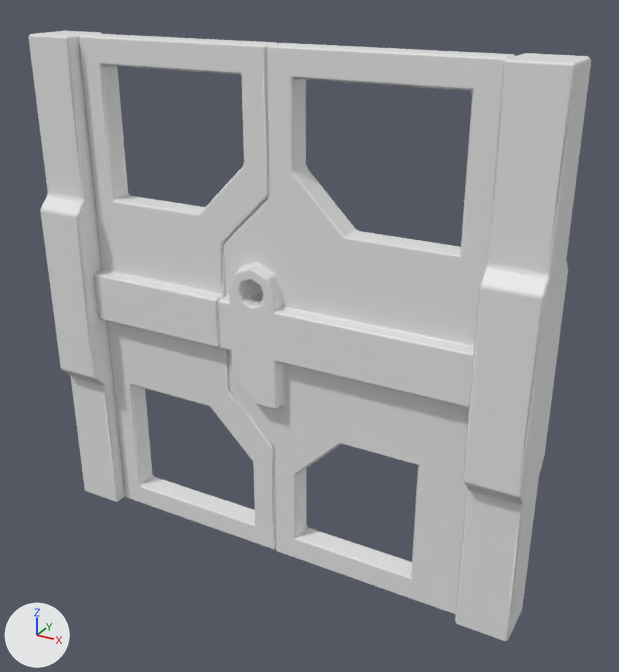
An edit to the Blender file Extras/Door/Sources/Door.blend, drawn before and after from the same camera.
Both versions are drawn from a 50 mm lens placed at (1.53, -2.53, 1.25), pointed at (0.11, 0.04, -0.04). Lighting does not change. The marker at lower left points along +X, +Y and +Z.

Objects in the first picture: 'Door1', 'Door2', 'Door2.006'.
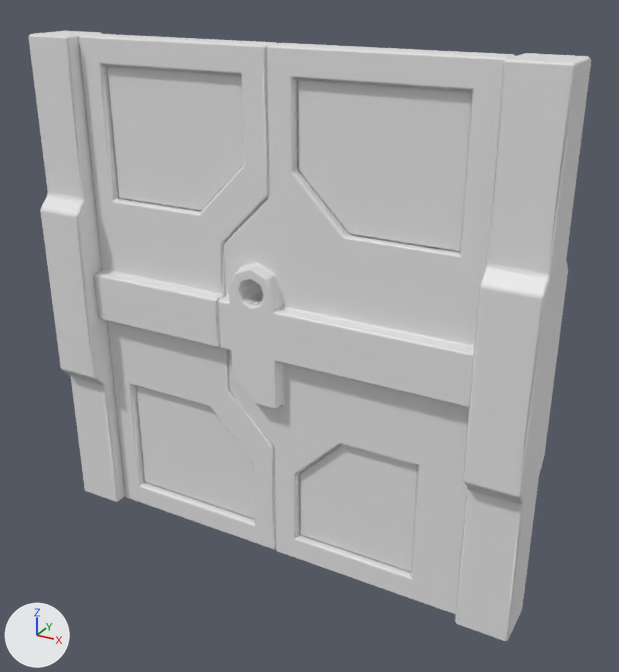
Commit message: Airlock door Glass fill :p

The change, as a list of edits to the scene's bpy script:
```text
Add mat_glass:
    mat_glass = principled_material('Glass')
    mat_glass.base_color = (0.8, 0.8, 0.8)  # white #e7e7e7
Change me_cube:
    used by ob_door1; location = (0.0, 0.0, 0.0)
    remove me_cube.from_pydata(...)  # 124 vertices, 86 faces; spans x -0.2..0.8, y -0.1..0.1, z -1.0..1.0
    add me_cube.from_pydata(...)  # 144 vertices, 100 faces; spans x -0.2..0.8, y -0.1..0.1, z -1.0..1.0
    me_cube part 1
    10 vertices are added at x 0.1..0.7, y -0.03, z -0.9..0.9
    10 new vertices lie (0.0, 0.05, 0.0) away from vertices in x 0.1..0.7, y -0.03, z -0.9..0.9
    14 new faces join them, mat_glass (white #e7e7e7)
    add me_cube.materials.append(mat_glass)  # white #e7e7e7
Change me_cube_001:
    used by ob_door2; location = (-0.991, 0.0, 0.0)
    remove me_cube_001.from_pydata(...)  # 52 vertices, 40 faces; spans x 0.19..0.99, y -0.1..0.1, z -1.0..1.0
    add me_cube_001.from_pydata(...)  # 72 vertices, 54 faces; spans x 0.19..0.99, y -0.1..0.1, z -1.0..1.0
    me_cube_001 part 2
    10 vertices are added at x 0.29..0.89, y -0.03, z -0.9..0.9
    10 new vertices lie (0.0, 0.05, 0.0) away from vertices in x 0.29..0.89, y -0.03, z -0.9..0.9
    14 new faces join them, mat_glass (white #e7e7e7)
    add me_cube_001.materials.append(mat_glass)  # white #e7e7e7
```

Boxes (x1, y1, x2, y2) around the edits, measured in the pictures (619 x 672 px):
part 1 of me_cube, added: after (297, 79, 472, 572)
part 2 of me_cube_001, added: after (107, 66, 255, 519)
